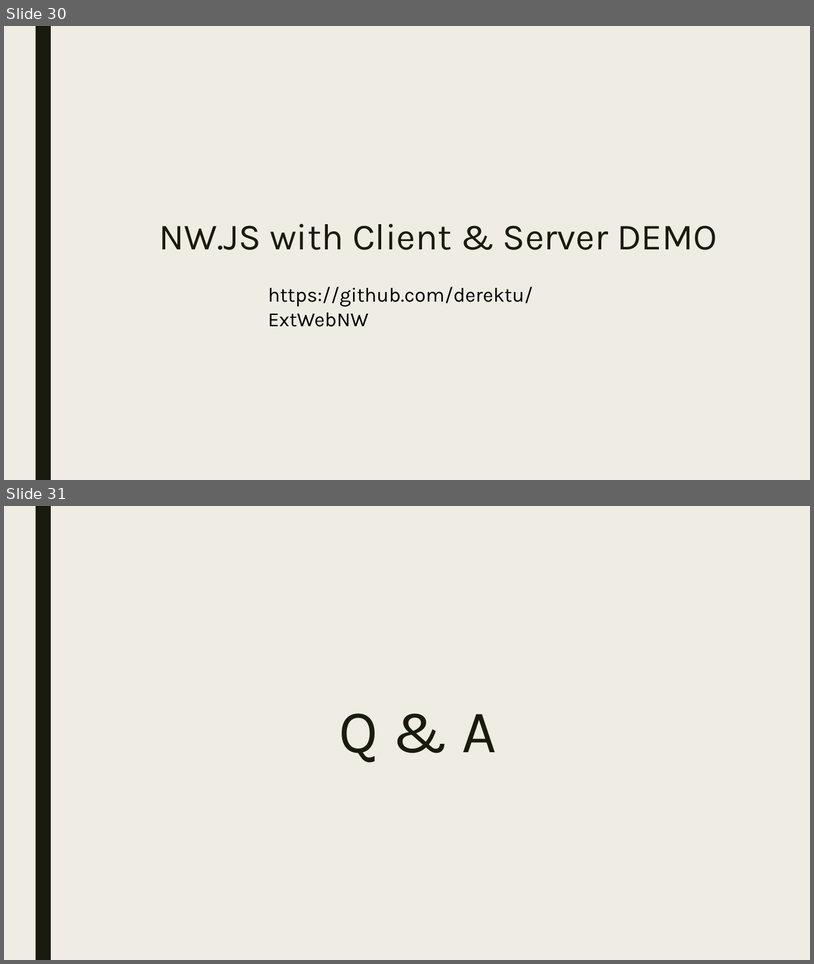
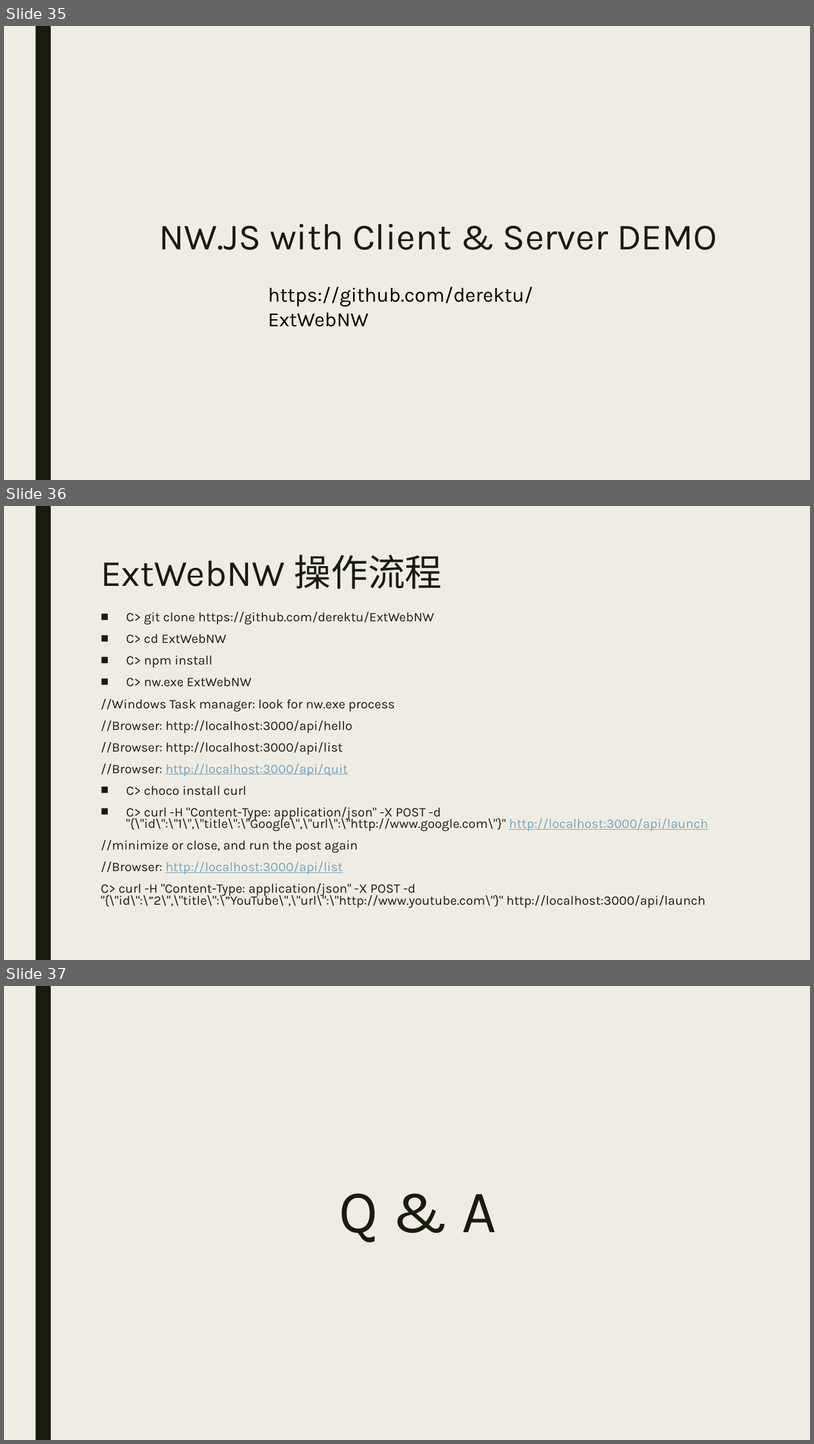
Before and after one commit to derektu/NodeTutorial, a slide deck: Presentation.pptx. Shown one above the other, each under a label of ours: slides 30 and 31 before the commit, slides 35, 36 and 37 after it. The pictures are 814x964 and 814x1444 pixels, drawn with LibreOffice and Linux fonts; fonts in the diff are those of the drawing. Boxes give left, top, right and bottom in pixels: in the first picture for what was removed or moved away, otherwise in the second. Text is boxed around its words. In the diff, an @@ line names an element or a change of style, - is before the commit and + after.

```diff
--- a/Presentation.pptx
+++ b/Presentation.pptx
@@ slide 36 added at bbox=[4, 506, 810, 960], background #EFEDE3; not listed: 1 template element that a slide beside it also shows @@
@@ title added at bbox=[101, 555, 442, 589], 44 pt, text #191B0E @@
+ExtWebNW 操作流程
@@ text added at bbox=[101, 612, 708, 908], 15.5 pt, text #191B0E @@
+■ C> git clone https://github.com/derektu/ExtWebNW
+■ C> cd ExtWebNW
+■ C> npm install
+■ C> nw.exe ExtWebNW
+//Windows Task manager: look for nw.exe process
+//Browser: http://localhost:3000/api/hello
+//Browser: http://localhost:3000/api/list
+//Browser: http://localhost:3000/api/quit
+■ C> choco install curl
+■ C> curl -H "Content-Type: application/json" -X POST -d "{\"id\":\"1\",\"title\":\"Google\",\"url\":\"http://www.google.com\"}" http://localhost:3000/api/launch
+//minimize or close, and run the post again
+//Browser: http://localhost:3000/api/list
+C> curl -H "Content-Type: application/json" -X POST -d "{\"id\":\”2\",\"title\":\”YouTube\",\"url\":\"http://www.youtube.com\"}" http://localhost:3000/api/launch
@@ what was slide 30 is now slide 35 @@
@@ what was slide 31 is now slide 37 @@
```
Also in this commit, not shown: 2 slides changed, 5 other slides added, 3 other files.
